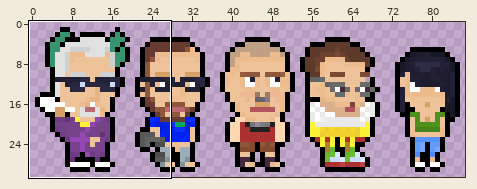
Sprite sheet, stored at assets/sprites/cpc_assets3.png. Above: a wide view before the commit, with the close-up outlined.
Close-up. Earlier state:
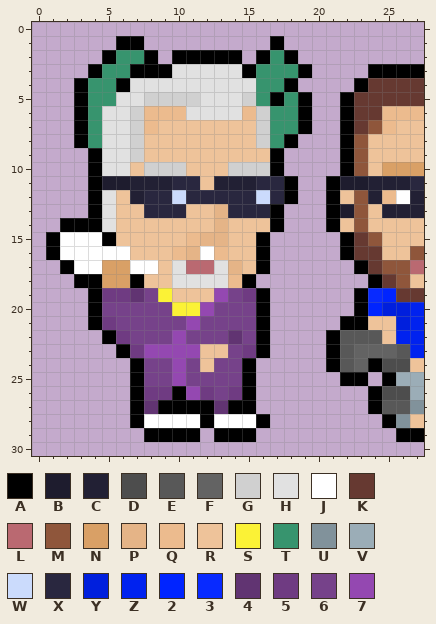
The file is 87x31 pixels. Colours within 5 levels of each other are drawn and written as one. Shown: x 0..27, y 0..30.
Palette (. is transparent): A #000000  B #1e1c2e  C #222034  D #4d4d4d  E #585858  F #636363  G #d0d0d0  H #e1e1e1  J #ffffff  K #663931  L #ba6971  M #8f563b  N #d9a066  P #e5b487  Q #ecbb8e  R #eec39a  S #fbf236  T #37946e  U #81929b  V #9badb7  W #cbdbfc  X #29273f  Y #001fdd  Z #0022ef  2 #0024ff  3 #082aff  4 #613472  5 #6f3b82  6 #76428a  7 #9448b1
Pixels before, first column x 1:
 1 .....AA.........A..........
 2 ....ATTA.AAAAA.ATA.........
 3 ...ATTAAAHHHHHATTTA....AAAA
 4 ..ATTAHHHHHHHHHTTA....AKKKK
 5 ..ATTHHGGGGHHHGTATA..AKKKKK
 6 ..ATHHGQQQHHHHQGTTA..AKKQQQ
 7 ..ATHHGQRRRRRRRGTTA..AKMQRR
 8 ..ATHHGRRRRRRRRGTA...AMRRRR
 9 ...AHHGRRRRRRRRRA....AMRRRR
10 ...AHHRGGGRRRGGGA....AMRNNN
11 ...ABBCCCXXRCCCXXA..ABBCCCX
12 ...AHRCXXWXXXXXWXA..ARMCQJC
13 ...AHRRXXXRRPXXXA...ABMRCCC
14 .AAAHRRRRRRRPRRRA...ARMRRRR
15 AJJJARRRRRQPPRRA.....AKMRRR
16 AJJJJJRRRQPJQRRA.....AKKRRM
17 .AJJNNJJRHLLHPRA......AKMML
18 ..AANNARRHHHHQA........AKMR
19 ...A5546SRRR765A......A32KK
20 ...A66666SS7666A......A2YYZ
21 ...A56666676666A.....AARRYZ
22 ....A5666766646A....AEEERZZ
23 .....A57777RR65A....AEFFFEZ
24 ......A6676R66A.....AEFADDR
25 ......A6676666A......AA.AVV
26 ......A55A7565A........ADDV
27 ......A4AAAA4AA........AEEU
28 ......AJJJJAJJJA........AUR
29 .......AAAA.AAA..........AA
Now the later version:
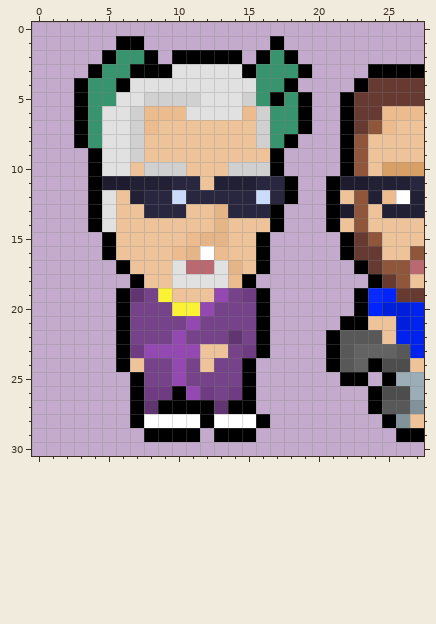
Edits made:
Changed rows in their new state; - is an unchanged pixel.
first column x 1:
14 -..-----
15 ....----
16 ....AR--
17 -....ARR
18 --....--
19 ---..A--
20 ---..A--
21 ---..A--
22 ----.A--
24 -----AR-
Changed places in both close-ups, as pixel boxes (x1, y1, x2, y2):
changed: (46, 218, 158, 372)
